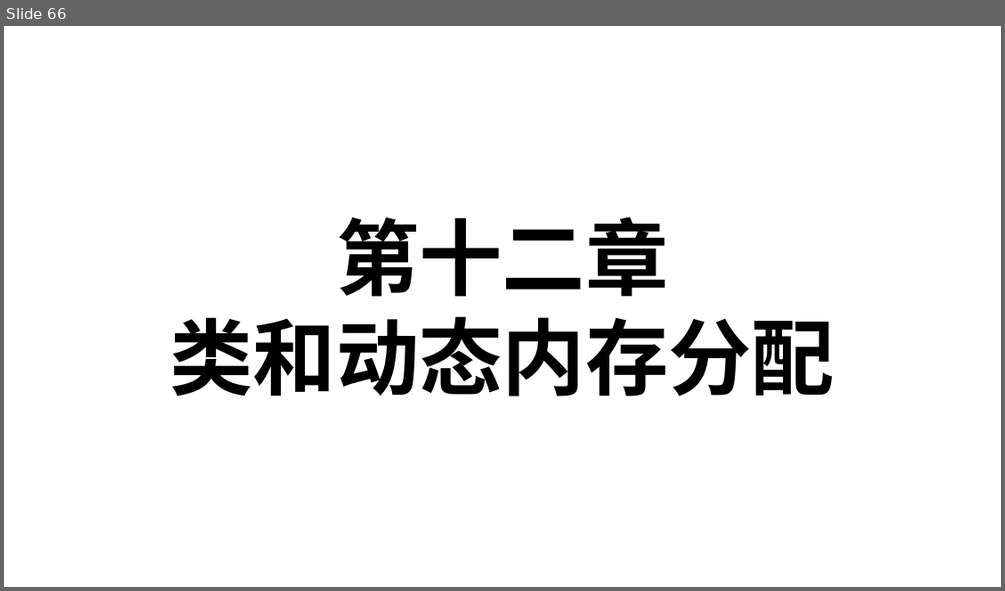
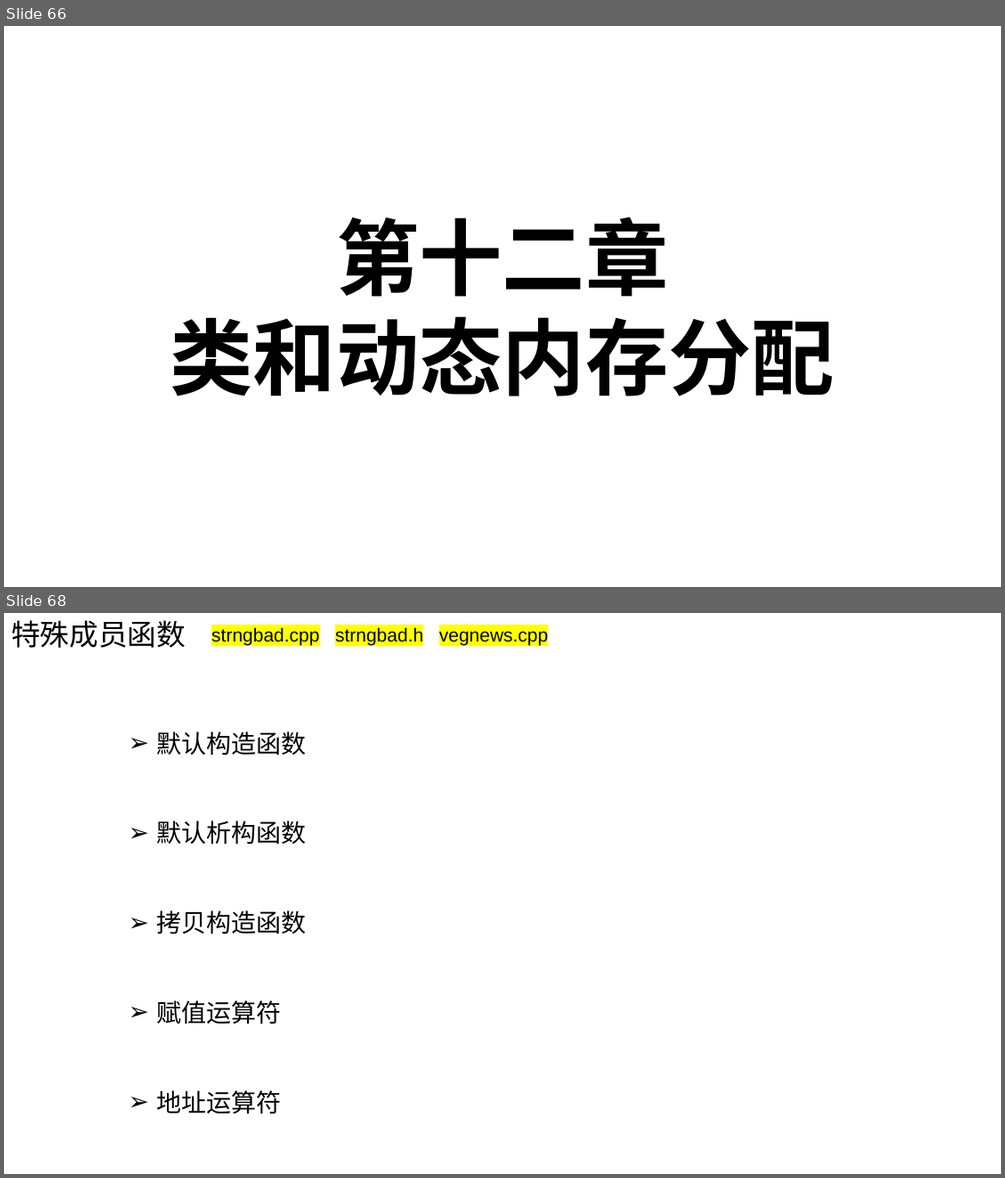
Before and after one commit to Chao200/CPP_Primer_Plus, a slide deck: C++ Primer Plus.pptx. Shown one above the other, each under a label of ours: slide 66 before the commit, slides 66 and 68 after it; the slides between them are not shown. The pictures are 1005x591 and 1005x1178 pixels, drawn with LibreOffice and Linux fonts; fonts in the diff are those of the drawing. Boxes give left, top, right and bottom in pixels: in the first picture for what was removed or moved away, otherwise in the second. Text is boxed around its words. In the diff, an @@ line names an element or a change of style, - is before the commit and + after.

```diff
--- a/C++ Primer Plus.pptx
+++ b/C++ Primer Plus.pptx
@@ slide 68 added at box(4, 613, 1001, 1174), background #FFFFFF @@
@@ text added at box(11, 620, 186, 648), 28 pt, text #000000 @@
+特殊成员函数
@@ text added at box(211, 627, 548, 645), 18 pt, text #000000 @@
+strngbad.cpp strngbad.h vegnews.cpp
@@ text added at box(156, 731, 306, 1114), 24 pt, text #000000 @@
+➢ 默认构造函数
+➢ 默认析构函数
+➢ 拷贝构造函数
+➢ 赋值运算符
+➢ 地址运算符
```
Also in this commit, not shown: 42 other slides added, 24 slides removed.
